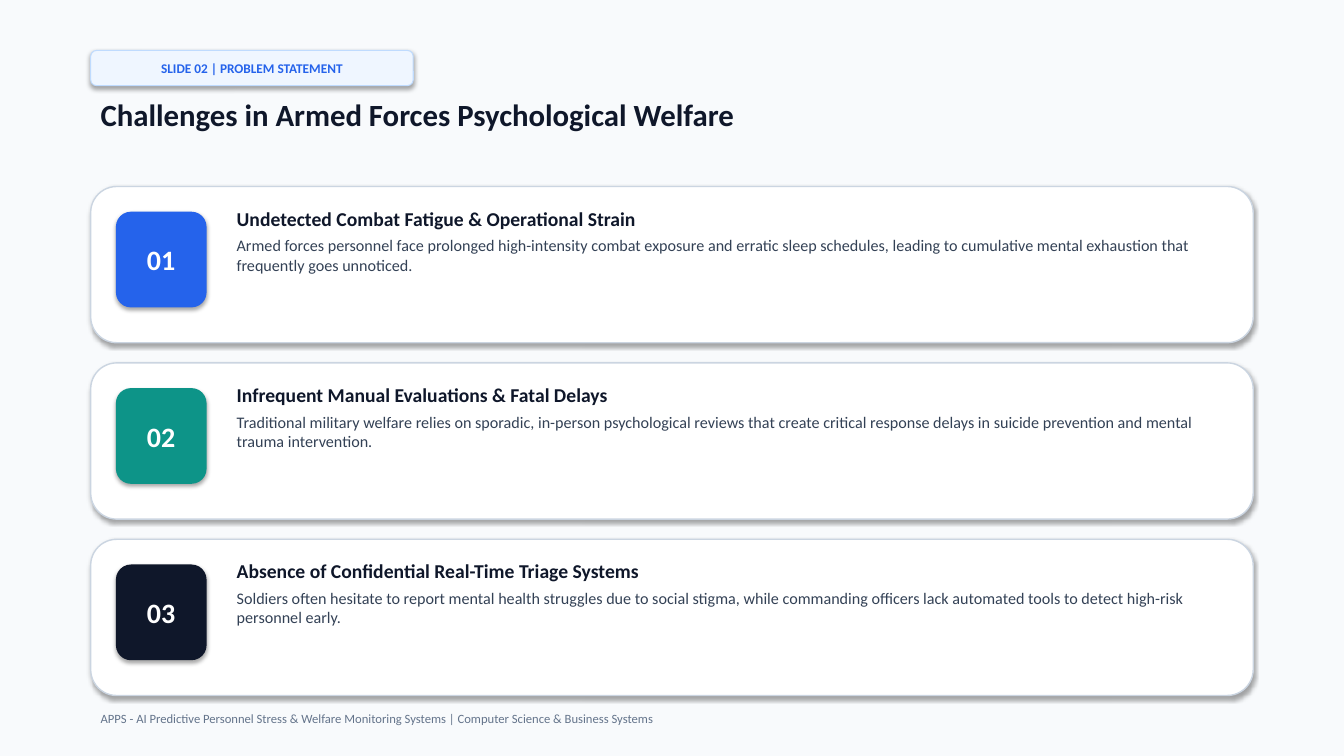
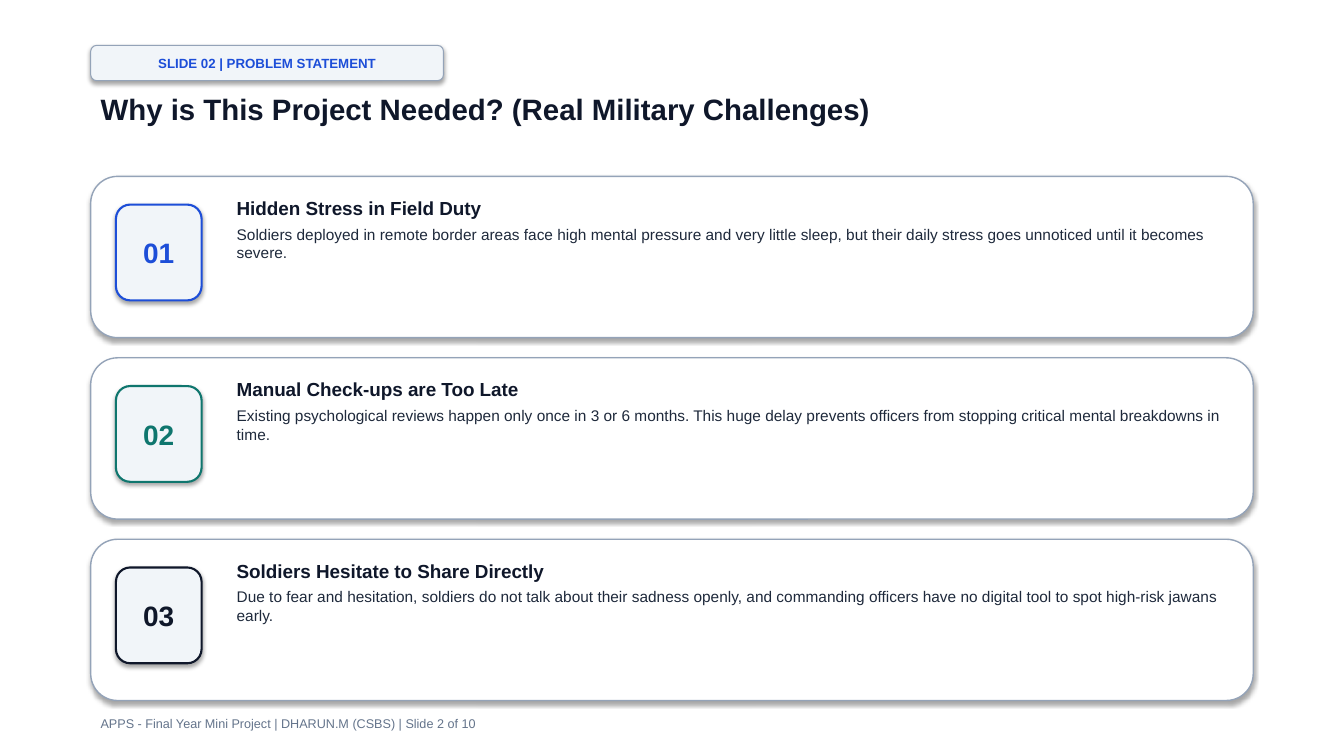
Before and after one commit to dharuntech275/APPS-, a slide deck: slide 2 of APPS_Mini_Project_Presentation.pptx. Drawn at 1344x756 pixels with LibreOffice and Linux fonts; fonts in the diff are those of the drawing. Boxes give left, top, right and bottom in pixels: in the first picture for what was removed or moved away, otherwise in the second. Text is boxed around its words. In the diff, an @@ line names an element or a change of style, - is before the commit and + after.

Commit message:
docs: update presentation with print-friendly clean white layout, simple English, and companion landscape printout PDF

```diff
--- a/APPS_Mini_Project_Presentation.pptx
+++ b/APPS_Mini_Project_Presentation.pptx
@@ rectangle at box(0, 0, 1344, 756): fill #F8FAFC to #FFFFFF @@
@@ rounded rectangle "SLIDE 02 | PROBLEM STATEMENT": place and size @@
-rounded rectangle "SLIDE 02 | PROBLEM STATEMENT" at box(91, 50, 413, 86)
+rounded rectangle "SLIDE 02 | PROBLEM STATEMENT" at box(91, 45, 444, 81)
@@ rounded rectangle "SLIDE 02 | PROBLEM STATEMENT" at box(91, 45, 444, 81): font Calibri to Arial, text colour #2563EB to #1D4ED8; fill #EFF6FF to #F1F5F9; outline #BFDBFE 0.75 pt to #94A3B8 0.75 pt @@
@@ text at box(101, 98, 870, 125): text changed; size 22 to 21 pt; font Calibri to Arial @@
-Challenges in Armed Forces Psychological Welfare
+Why is This Project Needed? (Real Military Challenges)
@@ outline #CBD5E1 1 pt to #94A3B8 1 pt in 3 elements at box(91, 358, 1253, 519), box(91, 539, 1253, 701), box(91, 176, 1253, 338) @@
@@ rounded rectangle: place and size @@
-rounded rectangle at box(91, 187, 1253, 343)
+rounded rectangle at box(91, 176, 1253, 338)
@@ rounded rectangle "01": place and size @@
-rounded rectangle "01" at box(116, 212, 207, 308)
+rounded rectangle "01" at box(116, 205, 202, 300)
@@ rounded rectangle "01" at box(116, 205, 202, 300): font Calibri to Arial, text colour #FFFFFF to #1D4ED8; fill #2563EB to #F1F5F9; outline none to #1D4ED8 1.5 pt @@
@@ text at box(237, 201, 1204, 258): text changed; size 11.5 to 11 pt; font Calibri to Arial; text colour #334155 to #1E293B @@
-Undetected Combat Fatigue & Operational Strain
-Armed forces personnel face prolonged high-intensity combat exposure and erratic sleep schedules, leading to cumulative mental exhaustion that frequently goes unnoticed.
+Hidden Stress in Field Duty
+Soldiers deployed in remote border areas face high mental pressure and very little sleep, but their daily stress goes unnoticed until it becomes severe.
@@ rounded rectangle: place and size @@
-rounded rectangle at box(91, 363, 1253, 519)
+rounded rectangle at box(91, 358, 1253, 519)
@@ rounded rectangle "02": place and size @@
-rounded rectangle "02" at box(116, 388, 207, 484)
+rounded rectangle "02" at box(116, 386, 202, 482)
@@ rounded rectangle "02" at box(116, 386, 202, 482): font Calibri to Arial, text colour #FFFFFF to #0F766E; fill #0D9488 to #F1F5F9; outline none to #0F766E 1.5 pt @@
@@ text at box(237, 382, 1219, 440): text changed; size 11.5 to 11 pt; font Calibri to Arial; text colour #334155 to #1E293B @@
-Infrequent Manual Evaluations & Fatal Delays
-Traditional military welfare relies on sporadic, in-person psychological reviews that create critical response delays in suicide prevention and mental trauma intervention.
+Manual Check-ups are Too Late
+Existing psychological reviews happen only once in 3 or 6 months. This huge delay prevents officers from stopping critical mental breakdowns in time.
@@ rounded rectangle: place and size @@
-rounded rectangle at box(91, 539, 1253, 696)
+rounded rectangle at box(91, 539, 1253, 701)
@@ rounded rectangle "03": place and size @@
-rounded rectangle "03" at box(116, 565, 207, 660)
+rounded rectangle "03" at box(116, 568, 202, 663)
@@ rounded rectangle "03" at box(116, 568, 202, 663): font Calibri to Arial, text colour #FFFFFF to #0F172A; fill #0F172A to #F1F5F9; outline none to #0F172A 1.5 pt @@
@@ text at box(237, 564, 1217, 624): text changed; size 11.5 to 11 pt; font Calibri to Arial; text colour #334155 to #1E293B @@
-Absence of Confidential Real-Time Triage Systems
-Soldiers often hesitate to report mental health struggles due to social stigma, while commanding officers lack automated tools to detect high-risk personnel early.
+Soldiers Hesitate to Share Directly
+Due to fear and hesitation, soldiers do not talk about their sadness openly, and commanding officers have no digital tool to spot high-risk jawans early.
@@ text at box(101, 719, 476, 731): text changed; font Calibri to Arial @@
-APPS - AI Predictive Personnel Stress & Welfare Monitoring Systems | Computer Science & Business Systems
+APPS - Final Year Mini Project | DHARUN.M (CSBS) | Slide 2 of 10
```
Also in this commit, not shown: 9 other slides changed, 3 other files.
